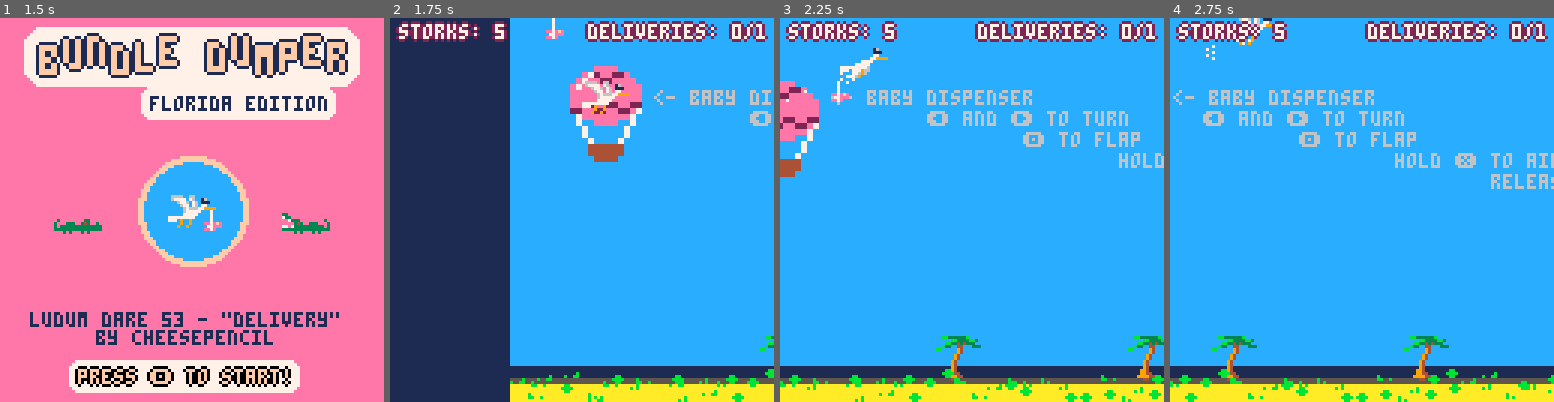
Above: before the commit, frames 1-4 (left to right).
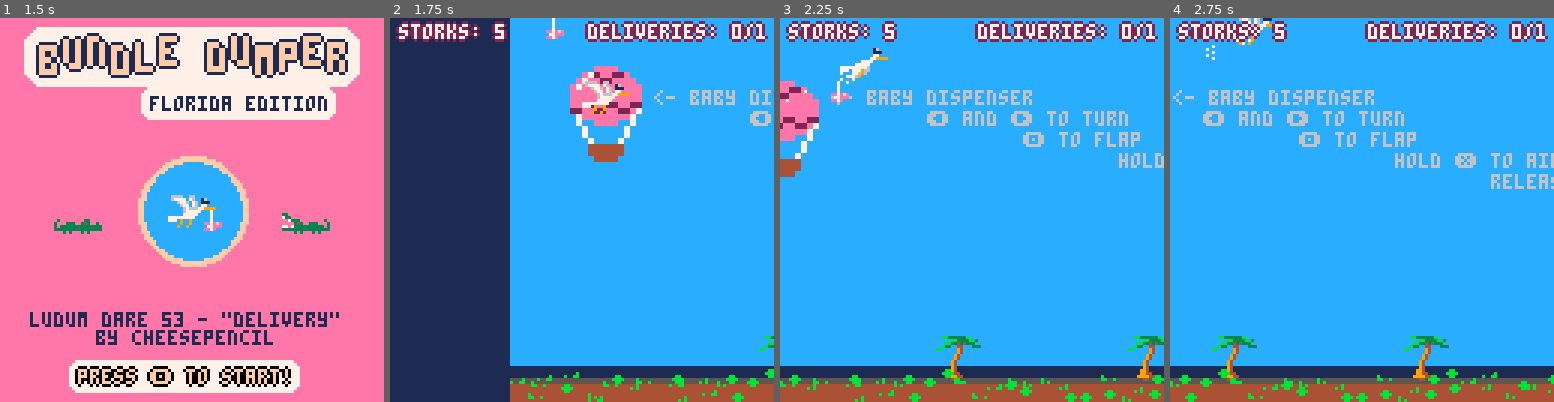
Above: after the commit, the same moments.

Repository: cheesepencil/ld53
Game: PICO-8 cartridge ld53.p8
The game is run twice, just before and just after one commit, with the same random seed, the same clock (stepped at 60 frames per second) and the same inputs.
Inputs:
- Up to frame 1 (1.5 s): tap X (X key) at 0.33, 1.07 s; tap O (Z key) at 0.7 s
- Up to frame 2 (1.75 s): hold Right from 1.6 s (still down); tap O (Z key) at 1.7 s
- Up to frame 3 (2.25 s): tap X (X key) at 1.85 s; release Right at 2.1 s; tap O (Z key) at 2.1 s; hold Up from 2.15 s (still down)
- Up to frame 4 (2.75 s): release Up at 2.42 s; hold Right from 2.47 s (still down); tap O (Z key) at 2.5 s

Frame 1 is identical in both runs. In frame 2, 2.9% of the frame differs, in the area x 31-100%, y 95-100%; in frame 3, 4.1%, in the area x 0-100%, y 95-100%; in frame 4, 4.1%.

Commit message:
back to dirt

Diff:
--- a/world.lua
+++ b/world.lua
@@ -17,7 +17,7 @@
     rectfill(0, 0, world.width, 127, 12)
 
     -- dirt
-    rectfill(0, world.ground_level, world.width, 127, 10)
+    rectfill(0, world.ground_level, world.width, 127, 4)
 
     -- grass
     rectfill(0, world.ground_level, world.width, world.ground_level + 1, 5)
